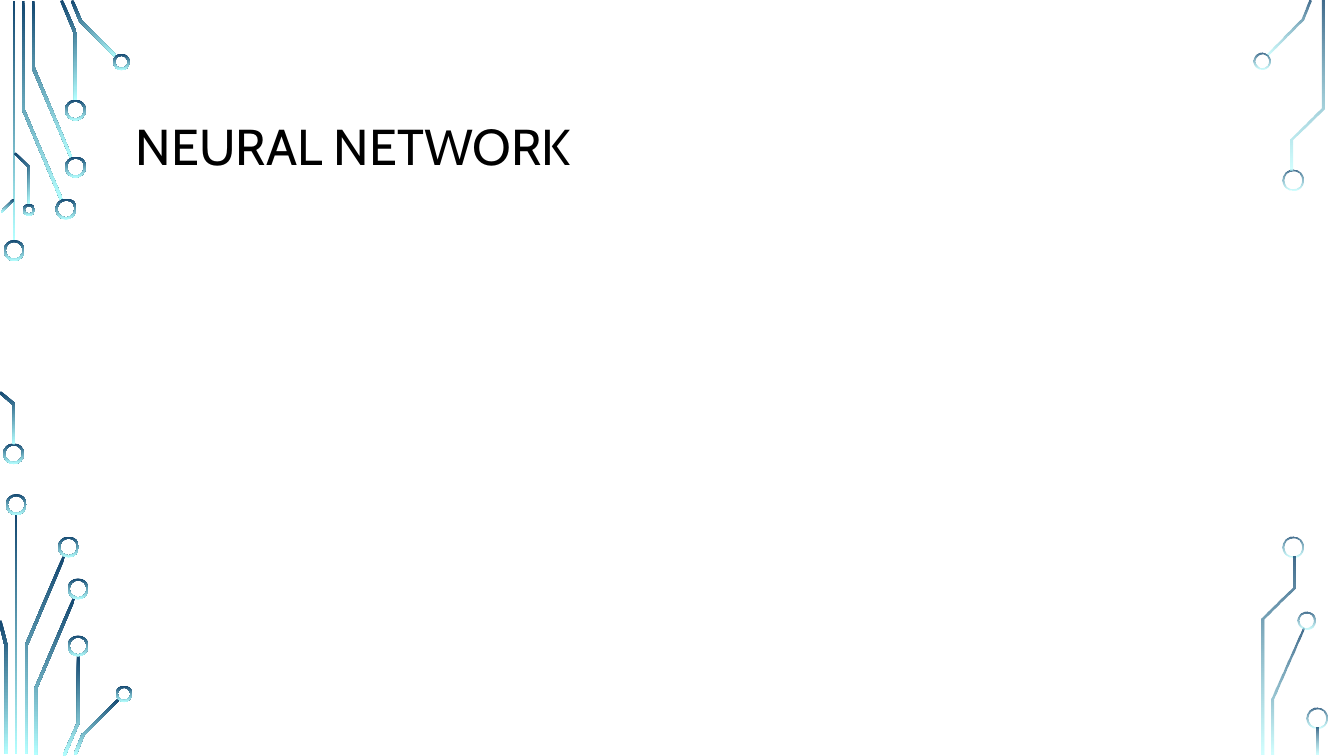
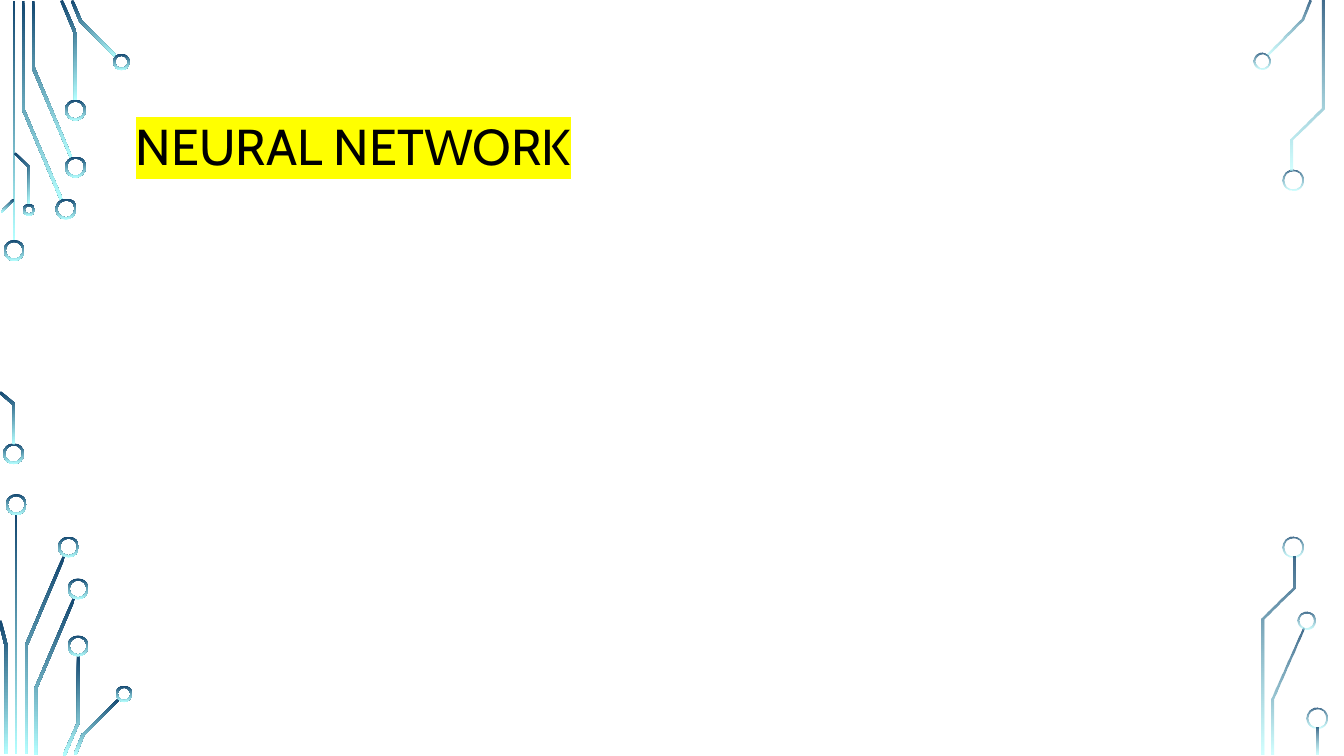
Before and after one commit to MR-KHILADI/Facial-Expression-Recognition, a slide deck: slide 12 of Final Project Draft.pptx (slide 9 before the commit). Drawn at 1344x756 pixels with LibreOffice and Linux fonts; fonts in the diff are those of the drawing; background and template pictures are left out. Boxes give left, top, right and bottom in pixels: in the first picture for what was removed or moved away, otherwise in the second. Text is boxed around its words. In the diff, an @@ line names an element or a change of style, - is before the commit and + after.

```diff
--- a/Final Project Draft.pptx
+++ b/Final Project Draft.pptx
@@ title "NEURAL NETWORK" at <box>136,129,571,166</box>: highlight none to #FFFF00 @@
```
Also in this commit, not shown: 9 other slides changed, 3 slides added, 1 slide removed.
